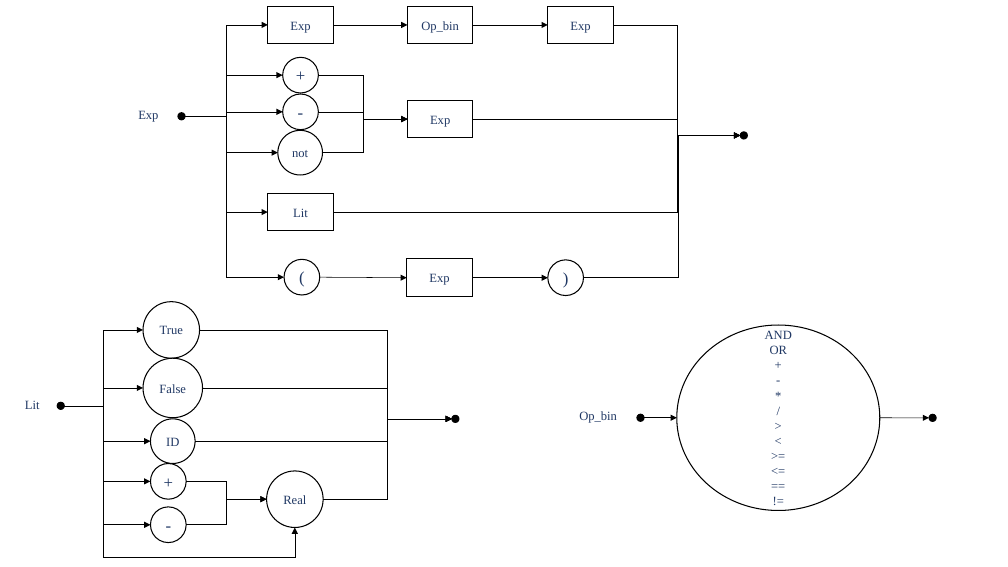
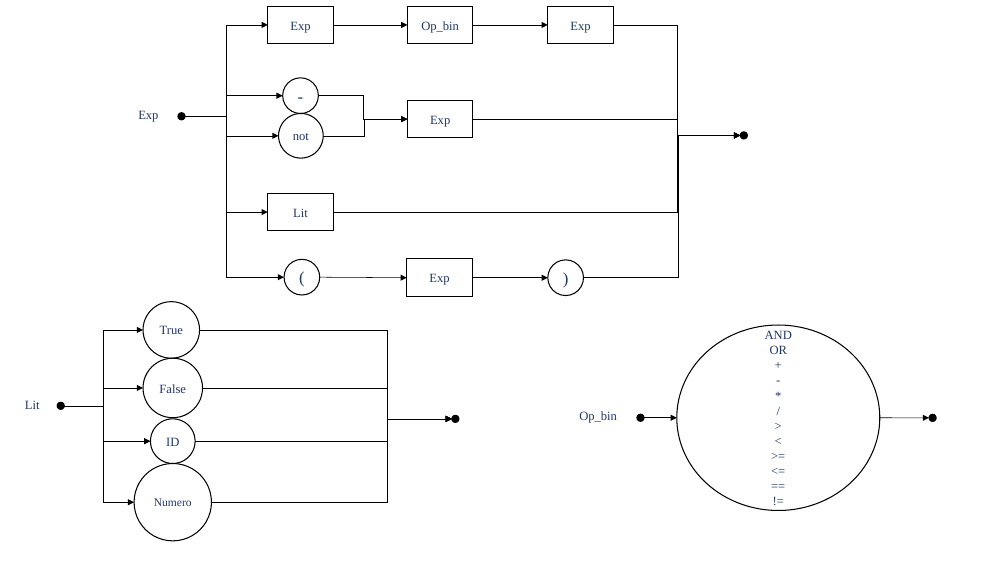
Before and after one commit to Ynscription/language-preprocessors, a slide deck: slide 1 of Pr02/diagrama2.pptx. Drawn at 1008x567 pixels with LibreOffice and Linux fonts; fonts in the diff are those of the drawing. Boxes give left, top, right and bottom in pixels: in the first picture for what was removed or moved away, otherwise in the second. Text is boxed around its words. In the diff, an @@ line names an element or a change of style, - is before the commit and + after.

```diff
--- a/Pr02/diagrama2.pptx
+++ b/Pr02/diagrama2.pptx
@@ ellipse removed at [283,57,318,93] @@
-+
@@ elbow arrow removed from (185, 116) to (283, 75) @@
@@ ellipse "-": place and size @@
-ellipse "-" at [283,94,318,129]
+ellipse "-" at [283,78,318,113]
@@ elbow arrow removed from (318, 75) to (408, 119) @@
@@ elbow arrow moved from (185, 116) - (283, 112) to (185, 116) - (283, 96) @@
@@ elbow arrow moved from (185, 116) - (278, 153) to (185, 116) - (279, 136) @@
@@ ellipse "not": place and size @@
-ellipse "not" at [278,130,323,175]
+ellipse "not" at [279,113,324,158]
@@ elbow arrow moved from (318, 112) - (408, 119) to (318, 96) - (408, 119) @@
@@ elbow arrow moved from (323, 153) - (408, 119) to (324, 136) - (408, 119) @@
@@ elbow arrow moved from (64, 406) - (150, 525) to (64, 406) - (134, 502) @@
@@ elbow arrow removed from (64, 406) to (150, 482) @@
@@ elbow arrow removed from (64, 406) to (295, 528) @@
@@ elbow arrow moved from (323, 499) - (452, 419) to (212, 502) - (452, 419) @@
@@ ellipse "Numero": place and size @@
-ellipse "Numero" at [267,471,324,528]
+ellipse "Numero" at [134,464,211,541]
@@ ellipse removed at [150,464,186,499] @@
-+
@@ ellipse removed at [150,507,186,543] @@
--
@@ text in ellipse at [154,498,192,506]: text changed; size 12 to 11 pt @@
-Real
+Numero
@@ elbow arrow removed from (186, 482) to (267, 499) @@
@@ elbow arrow removed from (186, 525) to (267, 499) @@
```
Also in this commit, not shown: 5 other files.
